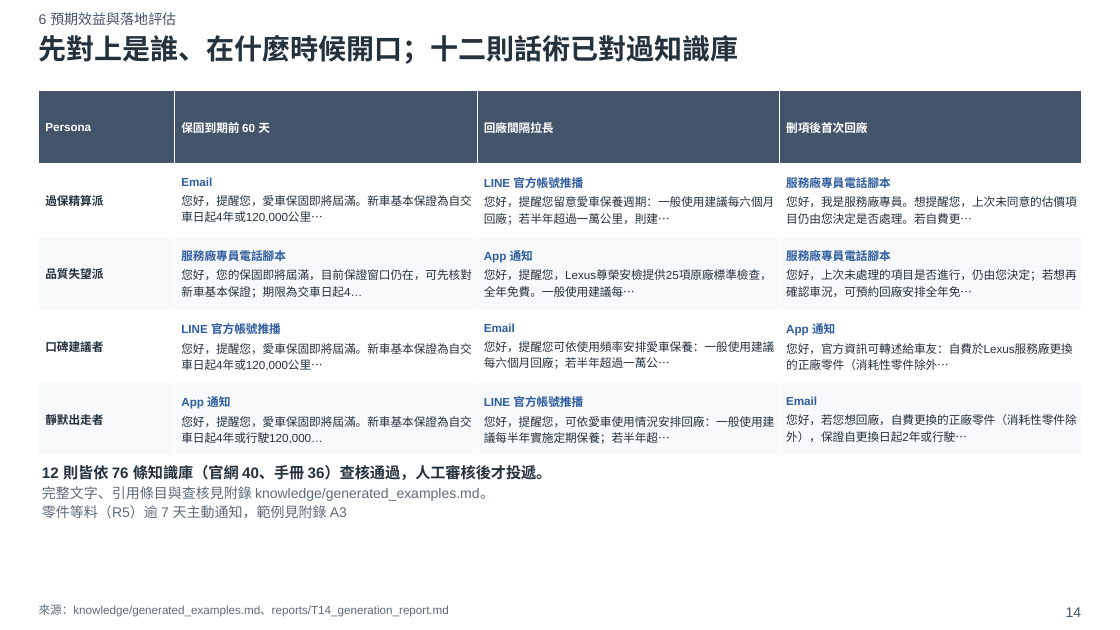
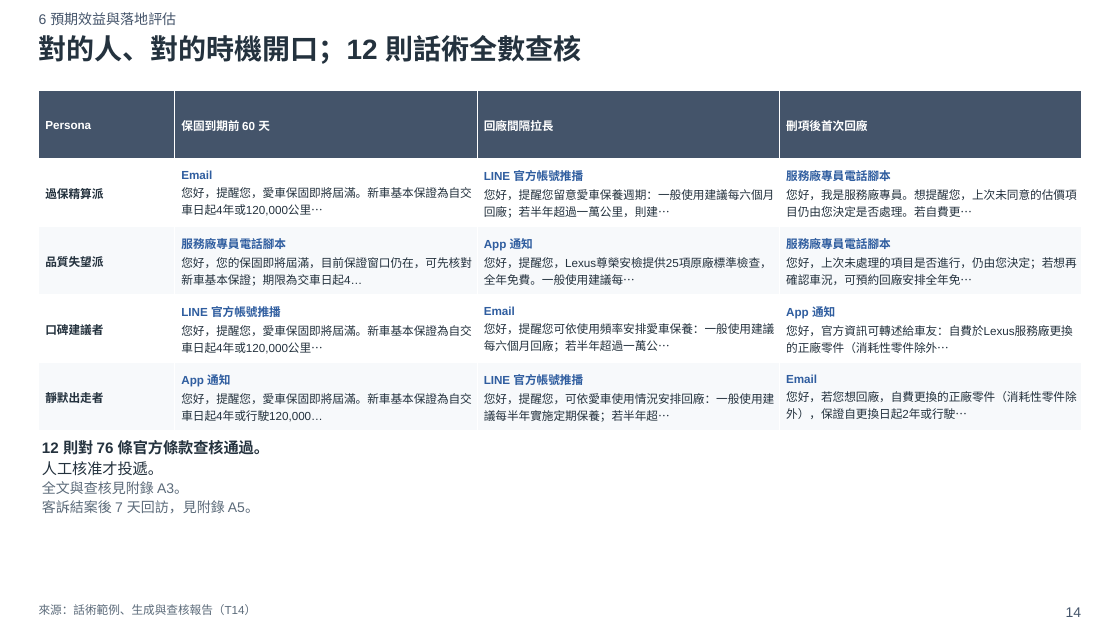
Before and after one commit to xxx789666/hotai-ai-hackathon-lexus, a slide deck: slide 14 of deck/初賽簡報_v0.pptx. Drawn at 1120x630 pixels with LibreOffice and Linux fonts; fonts in the diff are those of the drawing. Boxes give left, top, right and bottom in pixels: in the first picture for what was removed or moved away, otherwise in the second. Text is boxed around its words. In the diff, an @@ line names an element or a change of style, - is before the commit and + after.

```diff
--- a/deck/初賽簡報_v0.pptx
+++ b/deck/初賽簡報_v0.pptx
@@ text at <box>39,35,582,64</box>: text changed @@
-先對上是誰、在什麼時候開口；十二則話術已對過知識庫
+對的人、對的時機開口；12 則話術全數查核
@@ table: place and size @@
-table at <box>39,91,1082,456</box>
+table at <box>39,91,1082,431</box>
@@ text at <box>42,438,269,513</box>: text changed @@
-12 則皆依 76 條知識庫（官網 40、手冊 36）查核通過，人工審核後才投遞。
-完整文字、引用條目與查核見附錄 knowledge/generated_examples.md。
-零件等料（R5）逾 7 天主動通知，範例見附錄 A3
+12 則對 76 條官方條款查核通過。
+人工核准才投遞。
+全文與查核見附錄 A3。
+客訴結案後 7 天回訪，見附錄 A5。
@@ text at <box>39,604,257,615</box>: text changed @@
-來源：knowledge/generated_examples.md、reports/T14_generation_report.md
+來源：話術範例、生成與查核報告（T14）
```
Also in this commit, not shown: 19 other slides changed, 2 slides added, 33 other files.
